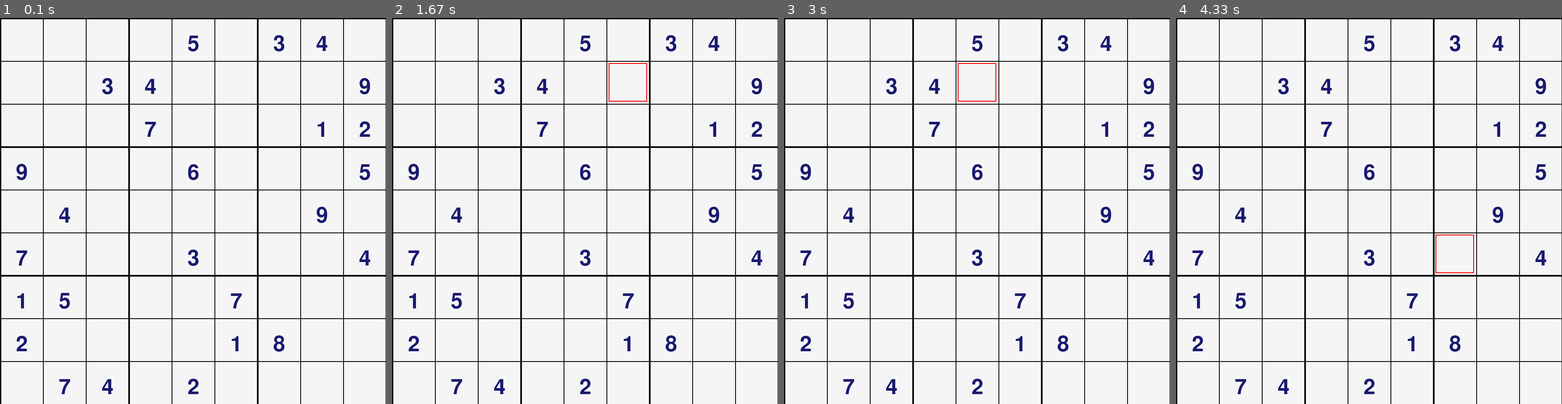
Above: before the commit, frames 1-4 (left to right).
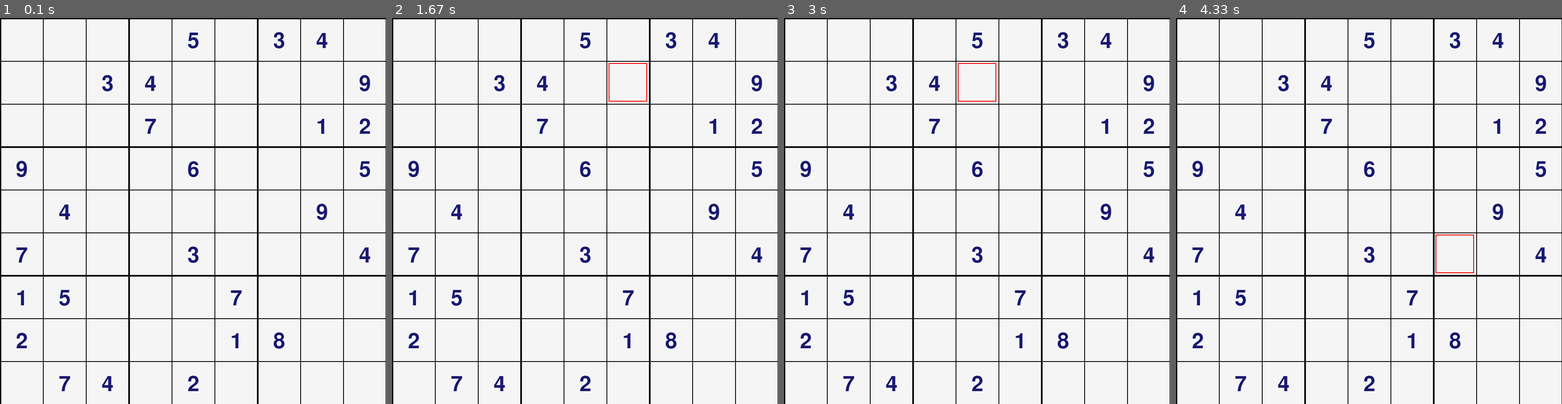
Above: after the commit, the same moments.

Repository: Zawad-21/Sudoku-With-Pygame
Game: pygame game, started from sudoku.py
The game is run twice, just before and just after one commit, with the same random seed, the same clock (stepped at 60 frames per second) and the same inputs.
Inputs (mouse positions are in pixels of both pictures, inside the frame that each line leads up to):
- Up to frame 1 (0.1 s): no input
- Up to frame 2 (1.67 s): click (585, 211) at 0.38 s; click (492, 214) at 0.83 s; move the mouse to (642, 75) at 1.13 s; click (642, 75) at 1.42 s
- Up to frame 3 (3 s): move the mouse to (984, 79) at 1.83 s; click (984, 79) at 2.18 s; move the mouse to (980, 253) at 2.67 s
- Up to frame 4 (4.33 s): click (1372, 253) at 3.07 s; move the mouse to (1469, 272) at 3.6 s; click (1469, 272) at 4.05 s

The runs differ from the first frame. In frame 1, 1.9% of the frame differs, in the area x 4-96%, y 3-98%; in frame 2, 1.9%; in frame 3, 1.9%; in frame 4, 1.9%.

Commit message:
refactored grouping system

Diff:
--- a/sudoku.py
+++ b/sudoku.py
@@ -40,7 +40,7 @@
 
     def write_num(self):
         num = FONT.render(self.number, True, self.text_color)
-        WIN.blit(num, (self.x + 37, self.y + 37))
+        WIN.blit(num, (self.x + 37, self.y + 30))
 
     def erase_num(self):
         pygame.draw.rect(WIN, WHITE, (self.x + 7, self.y + 7,
@@ -69,23 +69,41 @@
 
 
 def make_groups():
+    # groups = []
+    # start = 0
+    # end = 3
+    # for i in range(9):
+    #     groups.append([])
+    #     for j in range(start, end):
+    #         indices = [j, j+9, j+9*2]
+    #         for index in indices:
+    #             groups[i].append(index)
+    #     if end != 9 and end != 36:
+    #         start = start + 3
+    #         end = end + 3
+    #     else:
+    #         start = start + 21
+    #         end = end + 21
+    # print(groups)
+
+    # return groups
     groups = []
     start = 0
     end = 3
-    for i in range(9):
-        groups.append([])
+    while len(groups) < 9:
+        indices = []
         for j in range(start, end):
-            indices = [j, j+9, j+9*2]
-            for index in indices:
-                groups[i].append(index)
+            indices.append(j)
+            indices.append(j + 9)
+            indices.append(j + 9*2)
+        groups.append(indices)
         if end != 9 and end != 36:
             start = start + 3
             end = end + 3
         else:
             start = start + 21
             end = end + 21
-
-    return groups
+    print(groups)
 
 
 def generate_rand_cell_indices():
@@ -102,12 +120,14 @@
 
 def fill_clue_cells(grid):
     grid = grid
-    random_number = random.randint(0,9)
+    random_number = random.randint(0, 9)
     cell_indices = generate_rand_cell_indices()[random_number]
     for count, i in enumerate(cell_indices):
         cell = grid[count]
-        if i != "0": cell.number = i
-        if i != "0": cell.pre_added = True
+        if i != "0":
+            cell.number = i
+        if i != "0":
+            cell.pre_added = True
         cell.text_color = BLUE
         cell.write_num()
 
